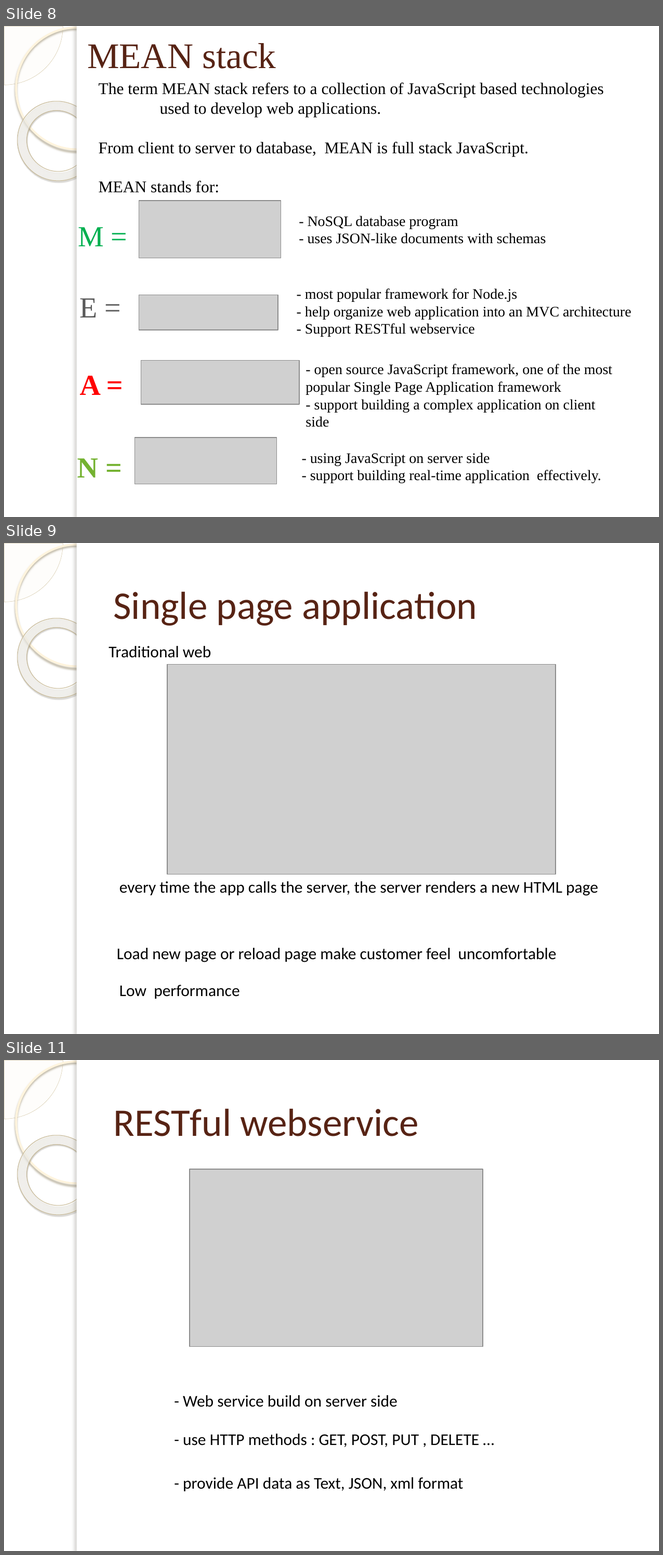
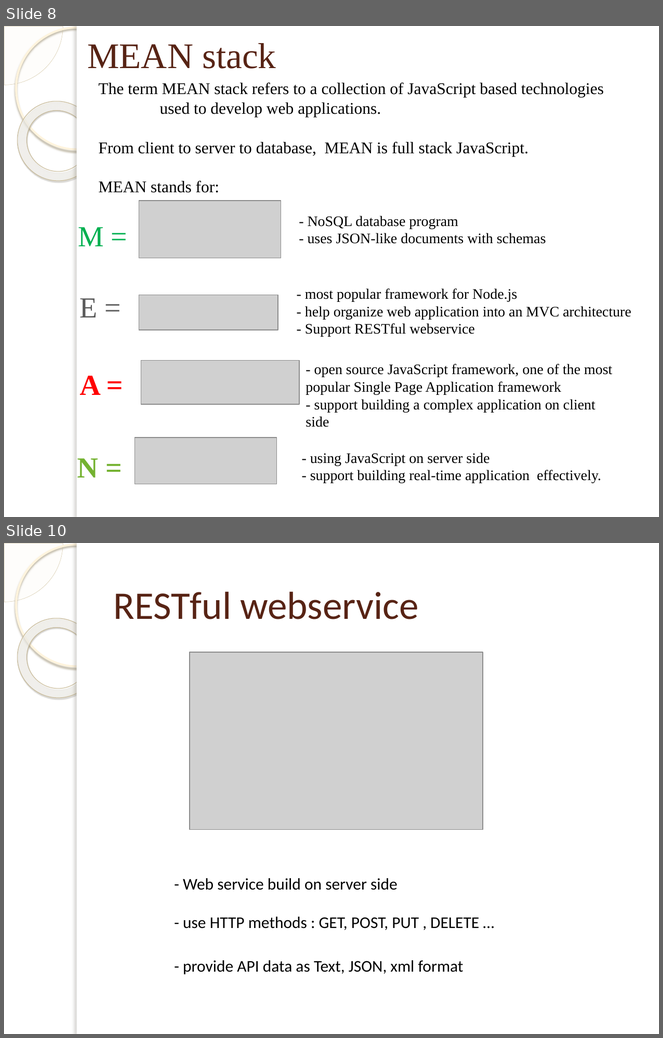
Before and after one commit to dohungcuongdev/thesis-documentation, a slide deck: Thesis-review.pptx. Shown one above the other, each under a label of ours: slides 8, 9 and 11 before the commit, slides 8 and 10 after it; the slides between them are not shown. The pictures are 663x1555 and 663x1038 pixels, drawn with LibreOffice and Linux fonts; fonts in the diff are those of the drawing; grey boxes stand for pictures; background and template pictures are left out. Boxes give left, top, right and bottom in pixels: in the first picture for what was removed or moved away, otherwise in the second. Text is boxed around its words. In the diff, an @@ line names an element or a change of style, - is before the commit and + after.

```diff
--- a/Thesis-review.pptx
+++ b/Thesis-review.pptx
@@ slide 9 removed at bbox=[4, 543, 659, 1034], background picture (left out); not listed: 5 template elements that a slide beside it also shows @@
@@ title removed at bbox=[113, 591, 477, 626] @@
-Single page application
@@ text removed at bbox=[109, 646, 211, 658] @@
-Traditional web
@@ picture removed at bbox=[167, 664, 556, 875] @@
@@ text removed at bbox=[119, 882, 598, 896] @@
-every time the app calls the server, the server renders a new HTML page
@@ text removed at bbox=[117, 948, 557, 963] @@
-Load new page or reload page make customer feel uncomfortable
@@ text removed at bbox=[119, 985, 240, 999] @@
-Low performance
@@ what was slide 11 is now slide 10 @@
```
Also in this commit, not shown: 3 slides changed, 1 slide added, 2 other slides removed, 1 other file.
